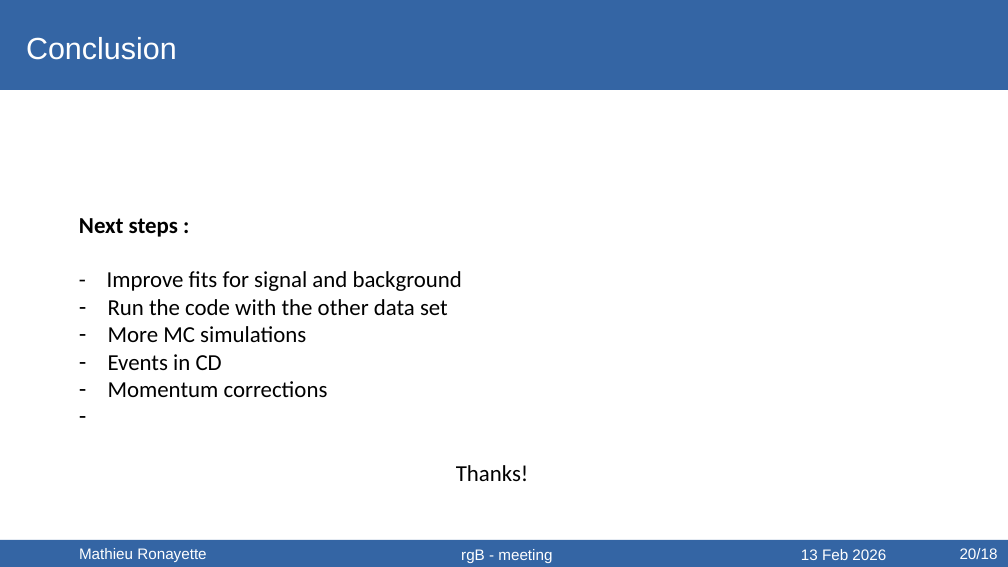
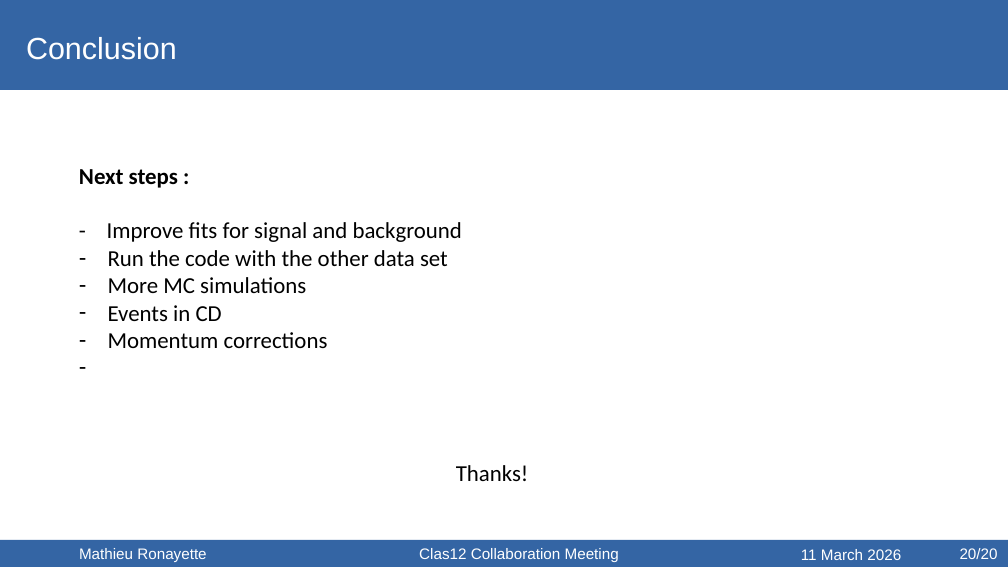
Before and after one commit to mathieuryt/phi_analysis, a slide deck: slide 20 of electroproduction/presentations/ClasMeeting_ronayette.odp. Drawn at 1008x567 pixels with LibreOffice and Linux fonts; fonts in the diff are those of the drawing. Boxes give left, top, right and bottom in pixels: in the first picture for what was removed or moved away, otherwise in the second. Text is boxed around its words. In the diff, an @@ line names an element or a change of style, - is before the commit and + after.

```diff
--- a/electroproduction/presentations/ClasMeeting_ronayette.odp
+++ b/electroproduction/presentations/ClasMeeting_ronayette.odp
@@ text "Next steps :": place and size @@
-text "Next steps :" at [79,218,462,397]
+text "Next steps :" at [79,169,462,348]
@@ text at [419,548,619,562]: text changed @@
-rgB - meeting
+Clas12 Collaboration Meeting
@@ text at [801,549,901,560]: text changed @@
-13 Feb 2026
+11 March 2026
@@ text at [960,548,998,559]: text changed @@
-20/18
+20/20
```
Also in this commit, not shown: 21 other slides changed, 20 slides added, 2 slides removed, 17 other files.
